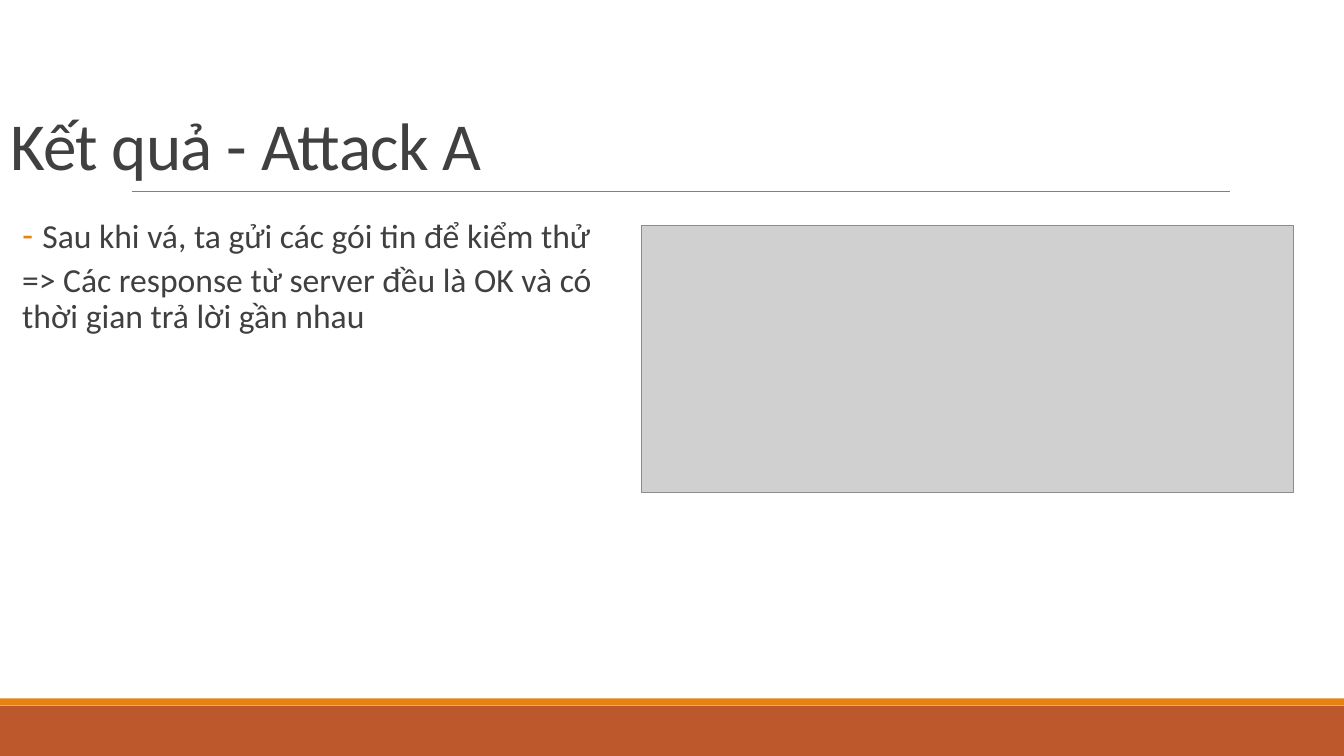
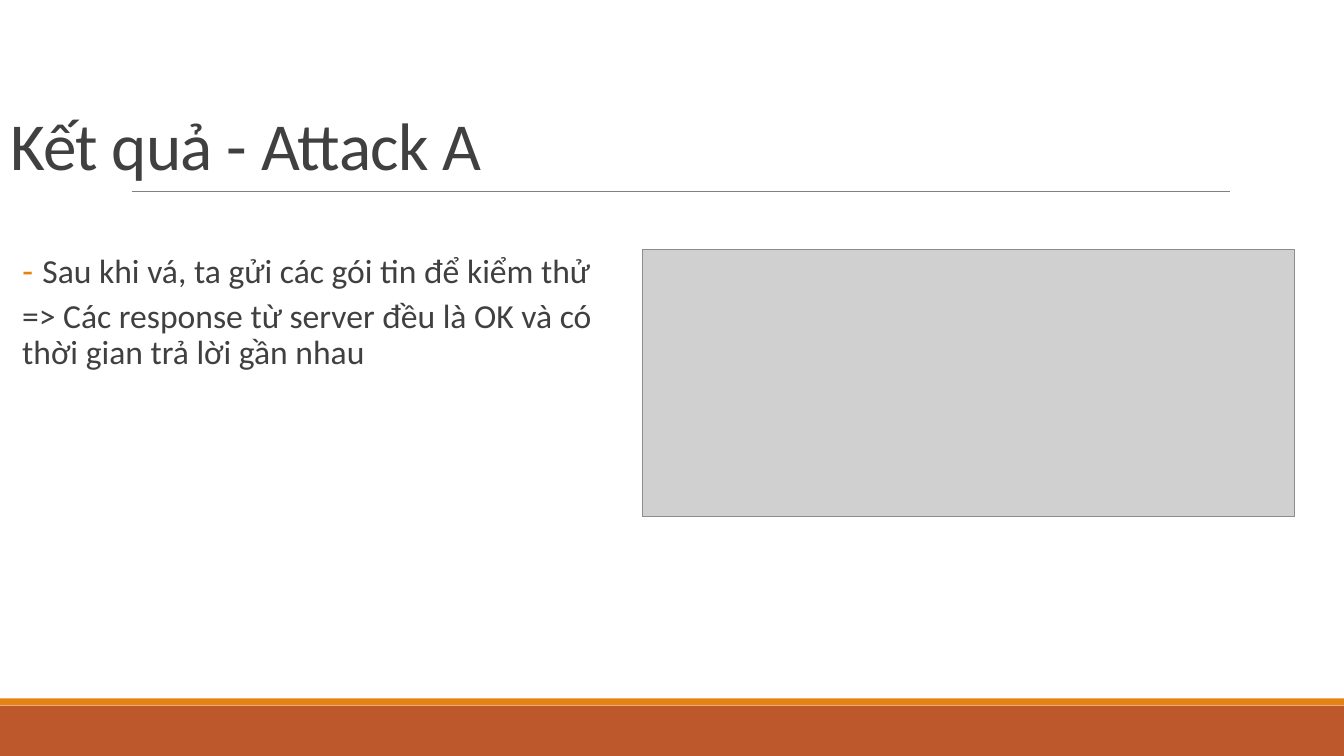
Before and after one commit to ken3k06/RSA-Based-Cryptography, a slide deck: slide 17 of Cryptanalysis on Asymmetric Ciphers — RSA & RSA.pptx (slide 12 before the commit). Drawn at 1344x756 pixels with LibreOffice and Linux fonts; fonts in the diff are those of the drawing; grey boxes stand for pictures. Boxes give left, top, right and bottom in pixels: in the first picture for what was removed or moved away, otherwise in the second. Text is boxed around its words. In the diff, an @@ line names an element or a change of style, - is before the commit and + after.

Commit message:
add log gen key server C

```diff
--- a/Cryptanalysis on Asymmetric Ciphers — RSA & RSA.pptx
+++ b/Cryptanalysis on Asymmetric Ciphers — RSA & RSA.pptx
@@ text "Sau khi vá, ta gửi ...": place and size @@
-text "Sau khi vá, ta gửi ..." at (22,222,592,334)
+text "Sau khi vá, ta gửi ..." at (22,257,592,370)
@@ picture: place and size @@
-picture at (642,226,1295,493)
+picture at (643,250,1296,517)
```
Also in this commit, not shown: 6 other slides changed, 12 slides added, 1 slide removed, 7 other files.
